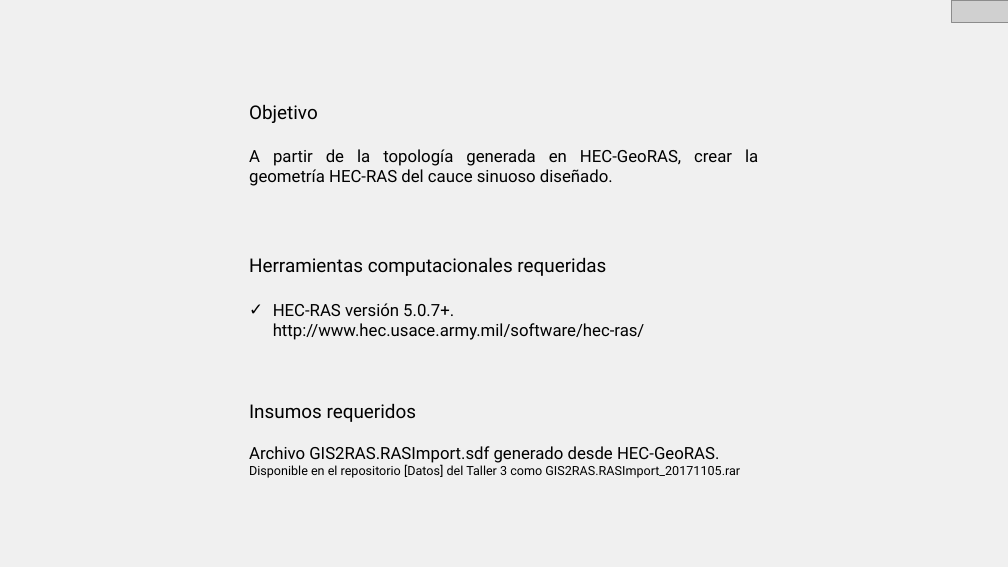
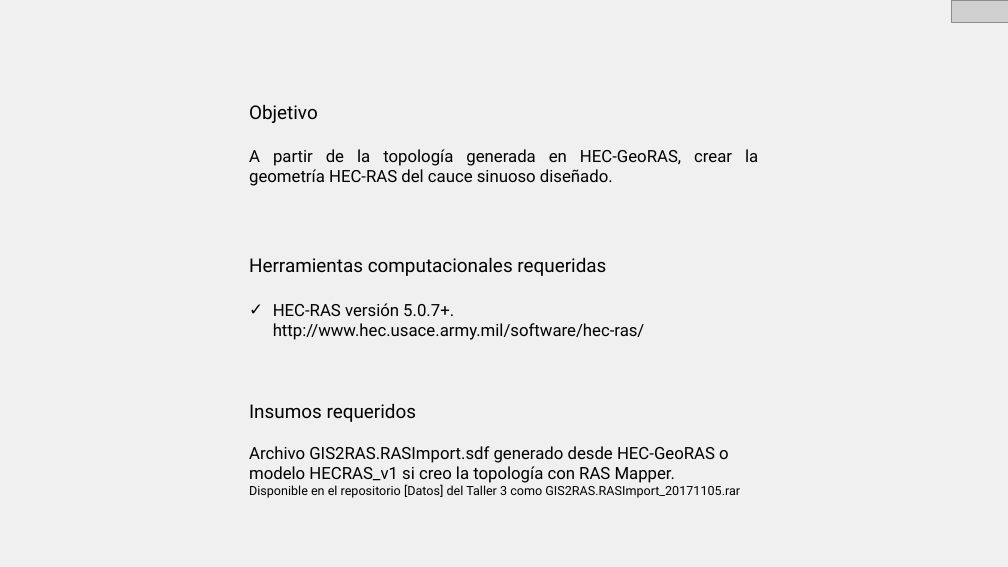
Before and after one commit to rcfdtools/R.HCMC, a slide deck: slide 2 of activity/M03A02/M03A02.pptx. Drawn at 1008x567 pixels with LibreOffice and Linux fonts; fonts in the diff are those of the drawing; grey boxes stand for pictures. Boxes give left, top, right and bottom in pixels: in the first picture for what was removed or moved away, otherwise in the second. Text is boxed around its words. In the diff, an @@ line names an element or a change of style, - is before the commit and + after.

```diff
--- a/activity/M03A02/M03A02.pptx
+++ b/activity/M03A02/M03A02.pptx
@@ text at box(249, 446, 729, 483): text changed @@
-Archivo GIS2RAS.RASImport.sdf generado desde HEC-GeoRAS.
+Archivo GIS2RAS.RASImport.sdf generado desde HEC-GeoRAS o modelo HECRAS_v1 si creo la topología con RAS Mapper.
```
Also in this commit, not shown: 1 other slide changed, 5 other files.
